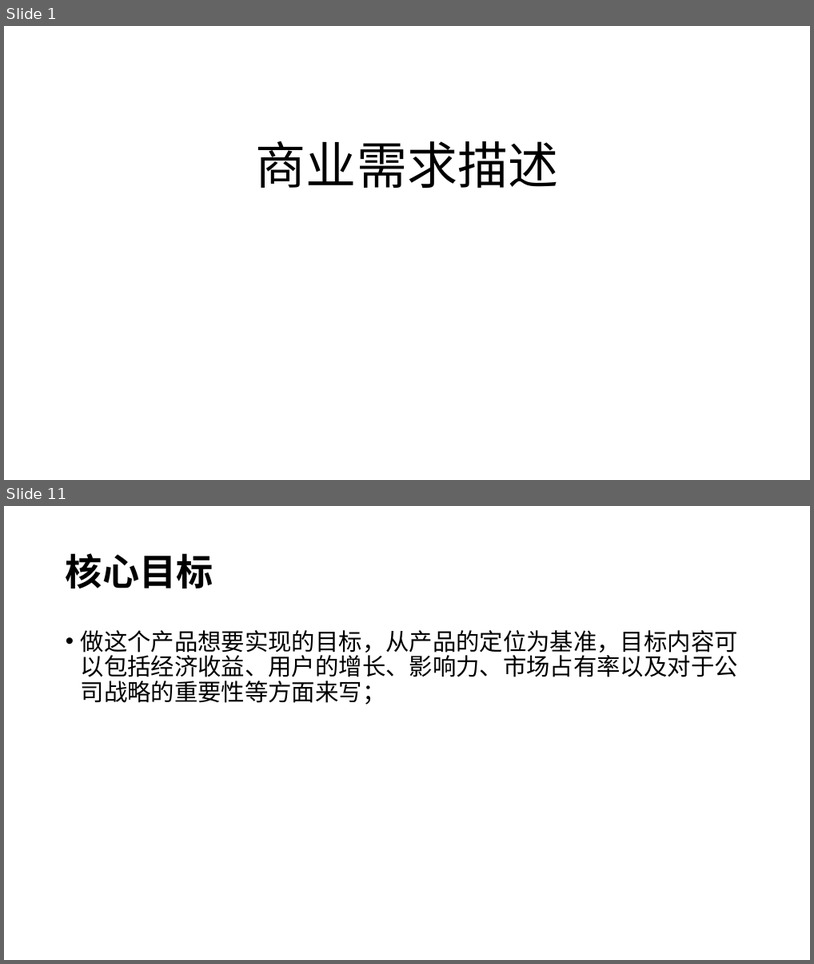
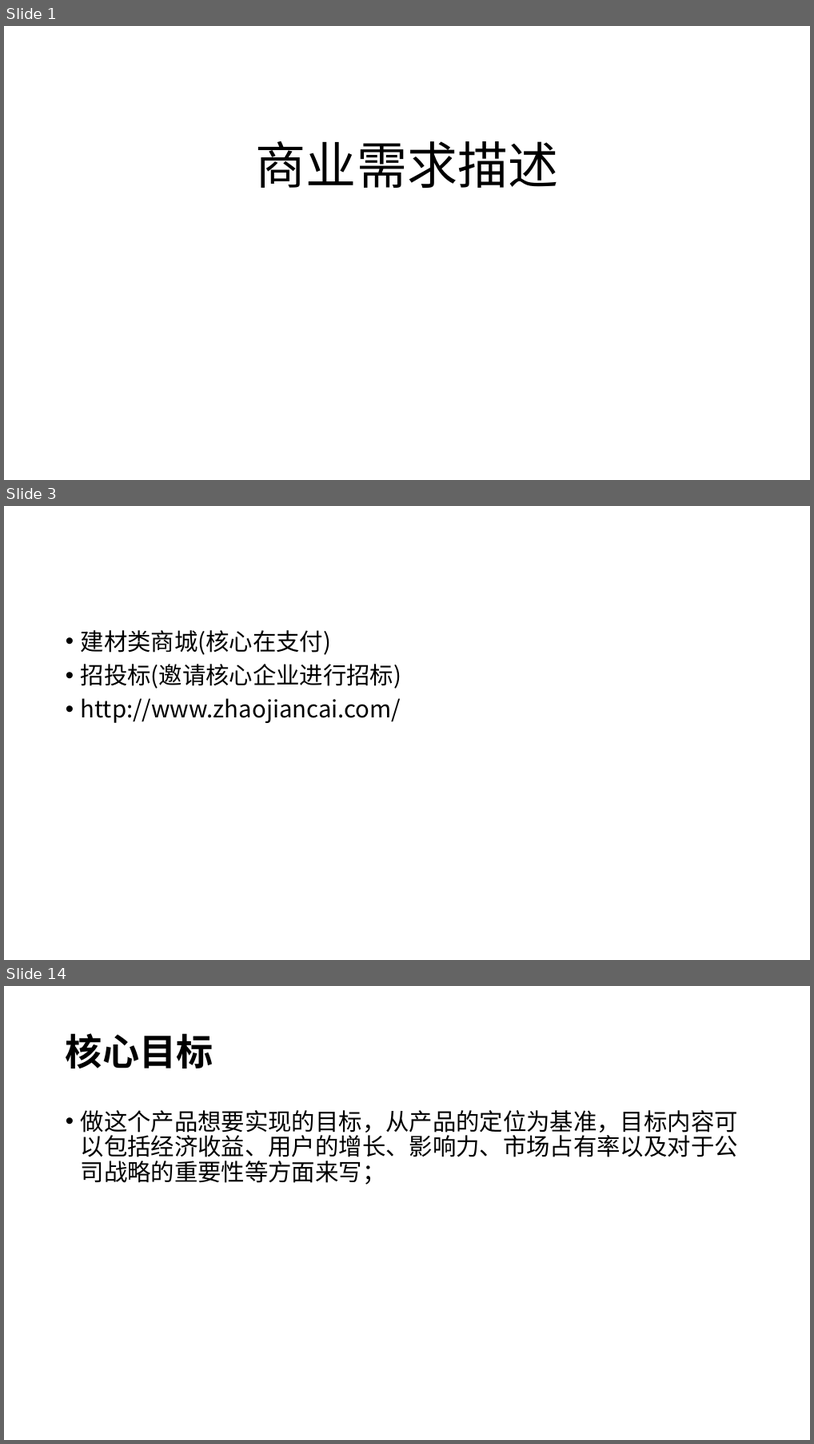
Before and after one commit to awanglilong/awanglilong.github.io, a slide deck: _posts/商业需求.pptx. Shown one above the other, each under a label of ours: slides 1 and 11 before the commit, slides 1, 3 and 14 after it; the slides between them are not shown. The pictures are 814x964 and 814x1444 pixels, drawn with LibreOffice and Linux fonts; fonts in the diff are those of the drawing. Boxes give left, top, right and bottom in pixels: in the first picture for what was removed or moved away, otherwise in the second. Text is boxed around its words. In the diff, an @@ line names an element or a change of style, - is before the commit and + after.

```diff
--- a/_posts/商业需求.pptx
+++ b/_posts/商业需求.pptx
@@ slide 3 added at (4,506,810,960), background #FFFFFF @@
@@ text added at (81,630,402,723), 28 pt, text #000000 @@
+• 建材类商城(核心在支付)
+• 招投标(邀请核心企业进行招标)
+• http://www.zhaojiancai.com/
@@ what was slide 11 is now slide 14 @@
```
Also in this commit, not shown: 13 slides changed, 5 other slides added, 8 slides removed, 1 other file.
